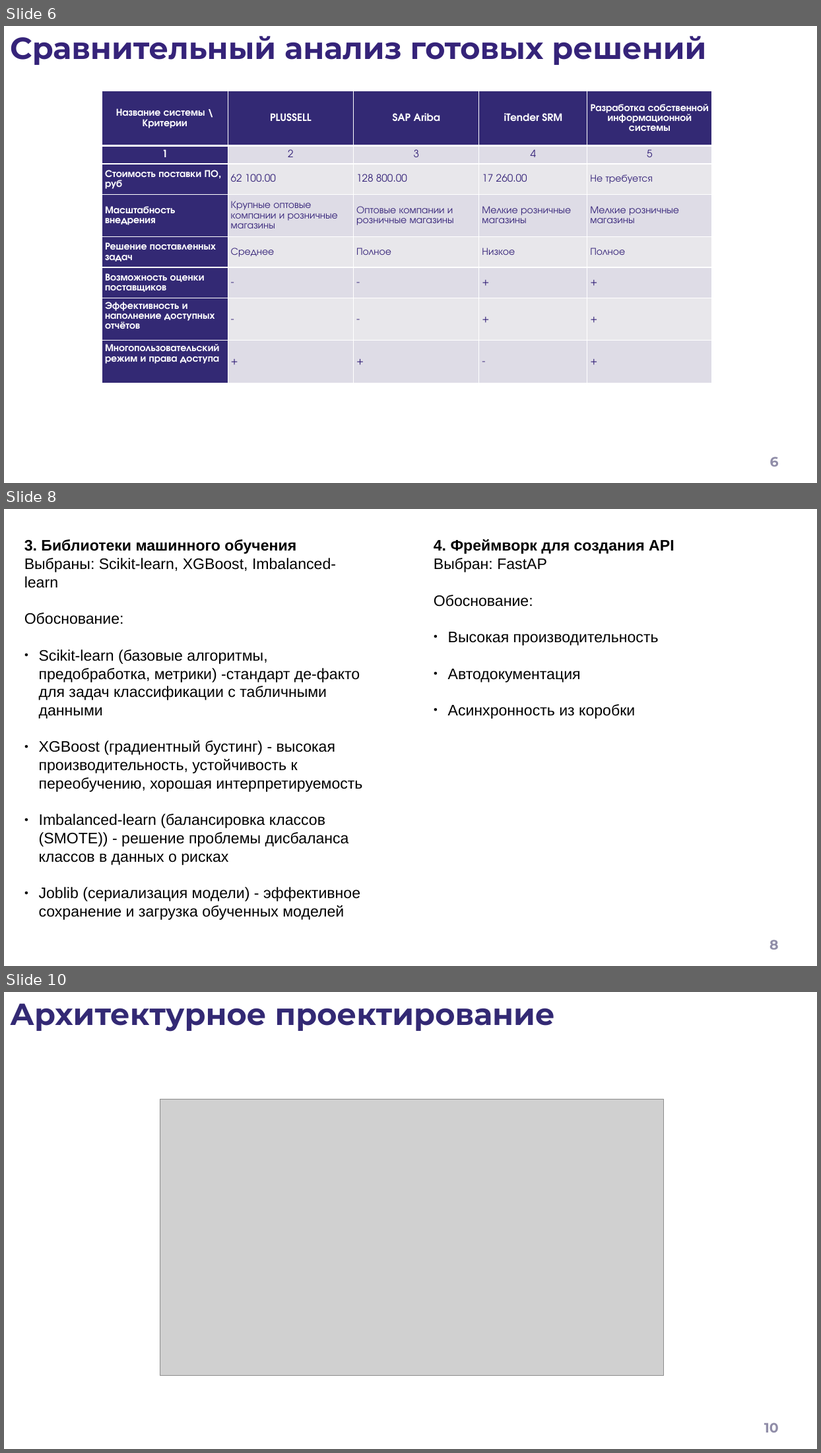
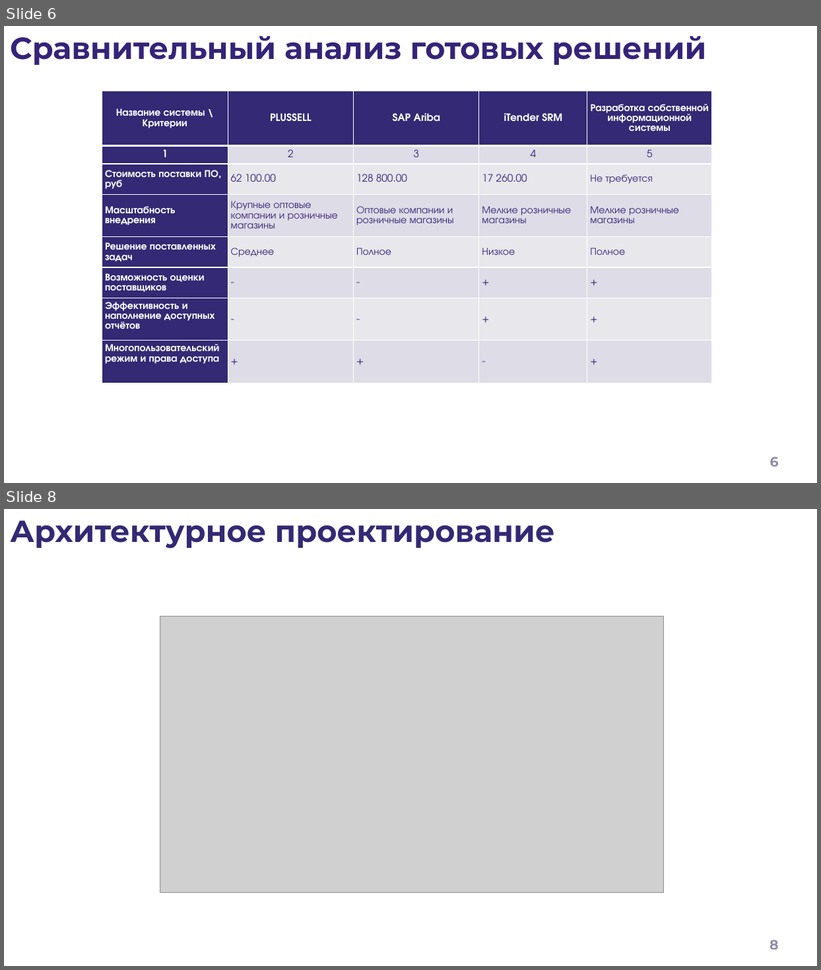
Before and after one commit to lilvolcanointhenighttime/diplom, a slide deck: Презентация.pptx. Shown one above the other, each under a label of ours: slides 6, 8 and 10 before the commit, slides 6 and 8 after it; the slides between them are not shown. The pictures are 821x1453 and 821x970 pixels, drawn with LibreOffice and Linux fonts; fonts in the diff are those of the drawing; grey boxes stand for pictures; background and template pictures are left out. Boxes give left, top, right and bottom in pixels: in the first picture for what was removed or moved away, otherwise in the second. Text is boxed around its words. In the diff, an @@ line names an element or a change of style, - is before the commit and + after.

```diff
--- a/Презентация.pptx
+++ b/Презентация.pptx
@@ slide 8 removed at bbox=[4, 509, 817, 966], background #FFFFFF @@
@@ text removed at bbox=[24, 539, 362, 920] @@
-3. Библиотеки машинного обучения
-Выбраны: Scikit-learn, XGBoost, Imbalanced-learn
-Обоснование:
-● Scikit-learn (базовые алгоритмы, предобработка, метрики) -стандарт де-факто для задач классификации с табличными данными
-● XGBoost (градиентный бустинг) - высокая производительность, устойчивость к переобучению, хорошая интерпретируемость
-● Imbalanced-learn (балансировка классов (SMOTE)) - решение проблемы дисбаланса классов в данных о рисках
-● Joblib (сериализация модели) - эффективное сохранение и загрузка обученных моделей
@@ text removed at bbox=[434, 539, 674, 719] @@
-4. Фреймворк для создания API
-Выбран: FastAP
-Обоснование:
-● Высокая производительность
-● Автодокументация
-● Асинхронность из коробки
@@ page number removed at bbox=[770, 940, 779, 950] @@
-8
@@ what was slide 10 is now slide 8 @@
@@ page number at bbox=[770, 940, 779, 950]: text changed @@
-10
+8
```
Also in this commit, not shown: 4 slides changed, 4 slides added, 3 other slides removed, 2 other files.
